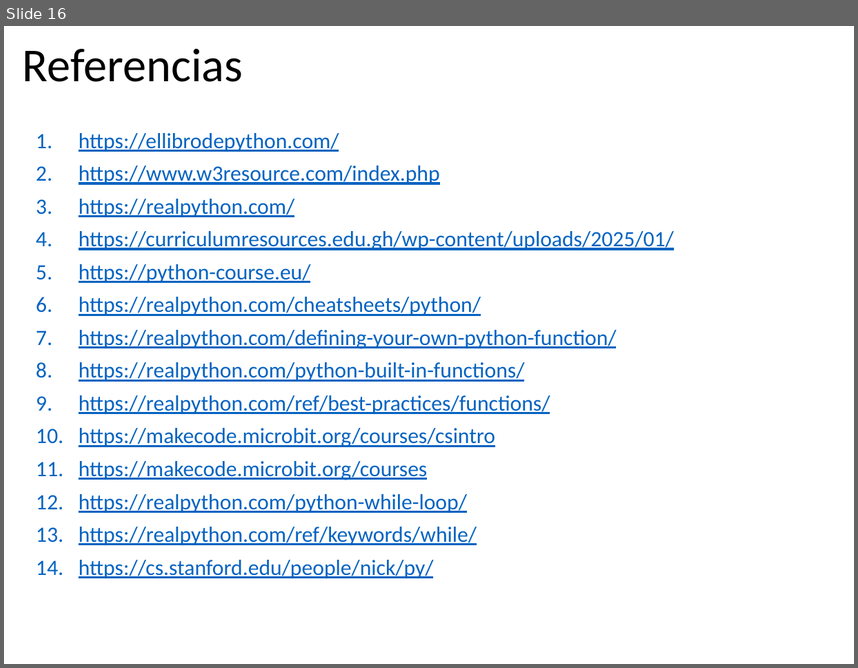
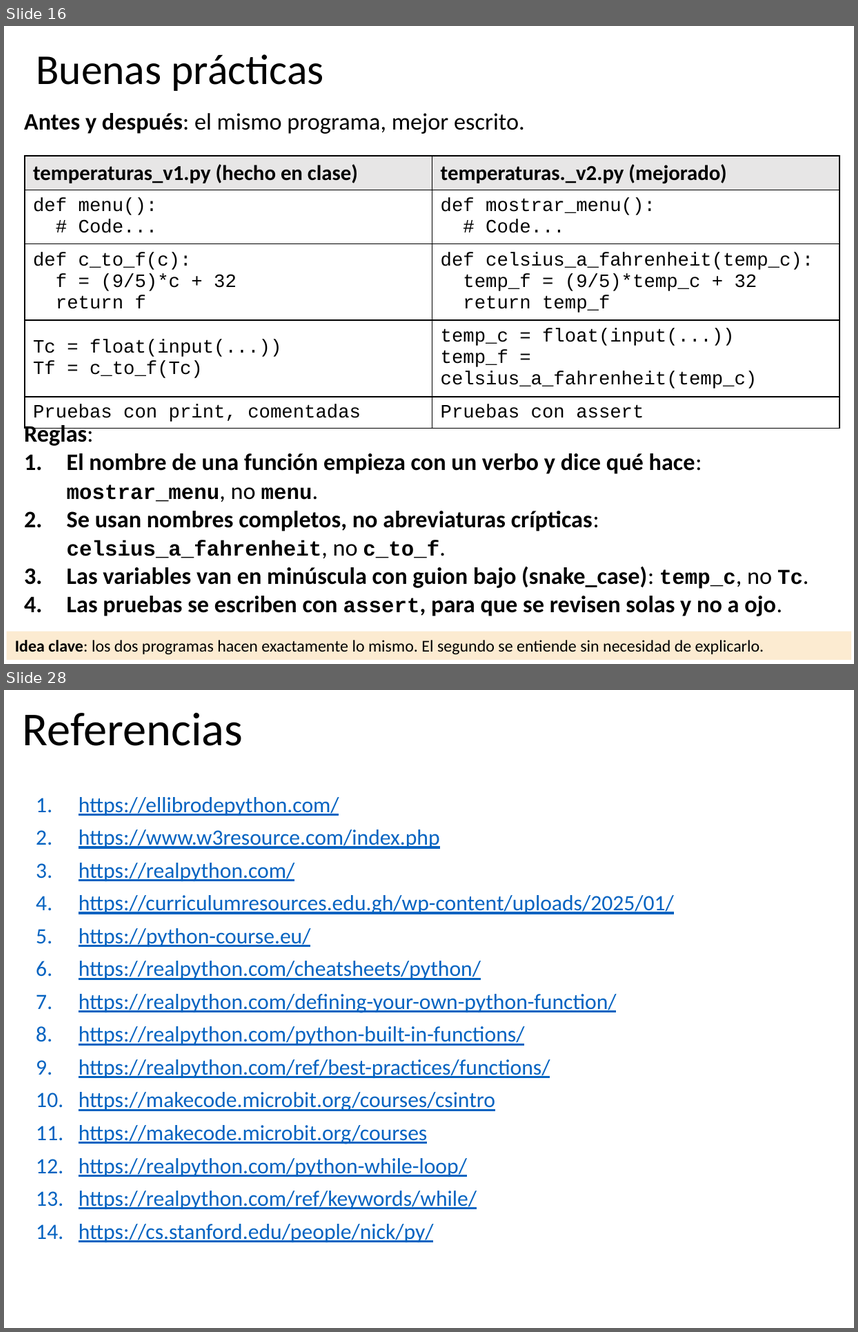
Before and after one commit to algoritmos-UdeA/logica1-20262, a slide deck: clases/10/teoria/clase-10.pptx. Shown one above the other, each under a label of ours: slide 16 before the commit, slides 16 and 28 after it; the slides between them are not shown. The pictures are 858x668 and 858x1332 pixels, drawn with LibreOffice and Linux fonts; fonts in the diff are those of the drawing. Boxes give left, top, right and bottom in pixels: in the first picture for what was removed or moved away, otherwise in the second. Text is boxed around its words. In the diff, an @@ line names an element or a change of style, - is before the commit and + after.

```diff
--- a/clases/10/teoria/clase-10.pptx
+++ b/clases/10/teoria/clase-10.pptx
@@ slide 16 added at (4,26,854,664), background #FFFFFF @@
@@ title added at (36,54,323,91), 36 pt, text #000000 @@
+Buenas prácticas
@@ text added at (24,113,803,616), 20 pt, text #000000, bold @@
+Antes y después: el mismo programa, mejor escrito.
+Reglas:
+1. El nombre de una función empieza con un verbo y dice qué hace: mostrar_menu, no menu.
+2. Se usan nombres completos, no abreviaturas crípticas: celsius_a_fahrenheit, no c_to_f.
+3. Las variables van en minúscula con guion bajo (snake_case): temp_c, no Tc.
+4. Las pruebas se escriben con assert, para que se revisen solas y no a ojo.
@@ table added at (25,156,839,424), 5 rows, 2 columns @@
+temperaturas_v1.py (hecho en clase) | temperaturas._v2.py (mejorado)
+def menu(): / # Code... | def mostrar_menu(): / # Code...
+def c_to_f(c): f = (9/5)*c + 32 return f | def celsius_a_fahrenheit(temp_c): temp_f = (9/5)*temp_c + 32 return temp_f
+Tc = float(input(...)) Tf = c_to_f(Tc) | temp_c = float(input(...)) temp_f = celsius_a_fahrenheit(temp_c)
+Pruebas con print, comentadas | Pruebas con assert
@@ rectangle added at (7,630,851,659), fill #FCEBD1, 14 pt, text #000000 @@
+Idea clave: los dos programas hacen exactamente lo mismo. El segundo se entiende sin necesidad de explicarlo.
@@ what was slide 16 is now slide 28 @@
```
Also in this commit, not shown: 2 slides changed, 11 other slides added, 10 other files.
